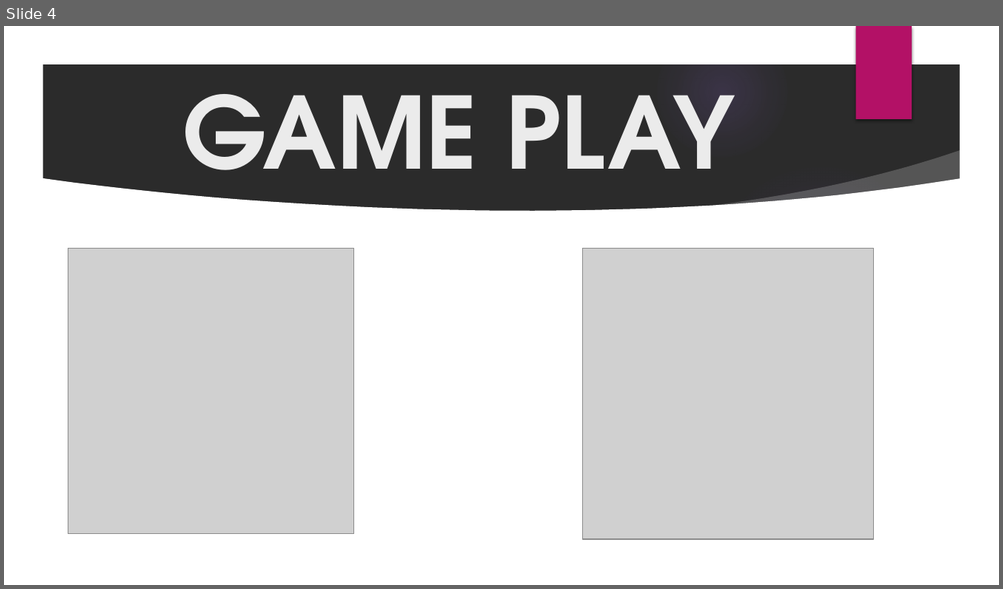
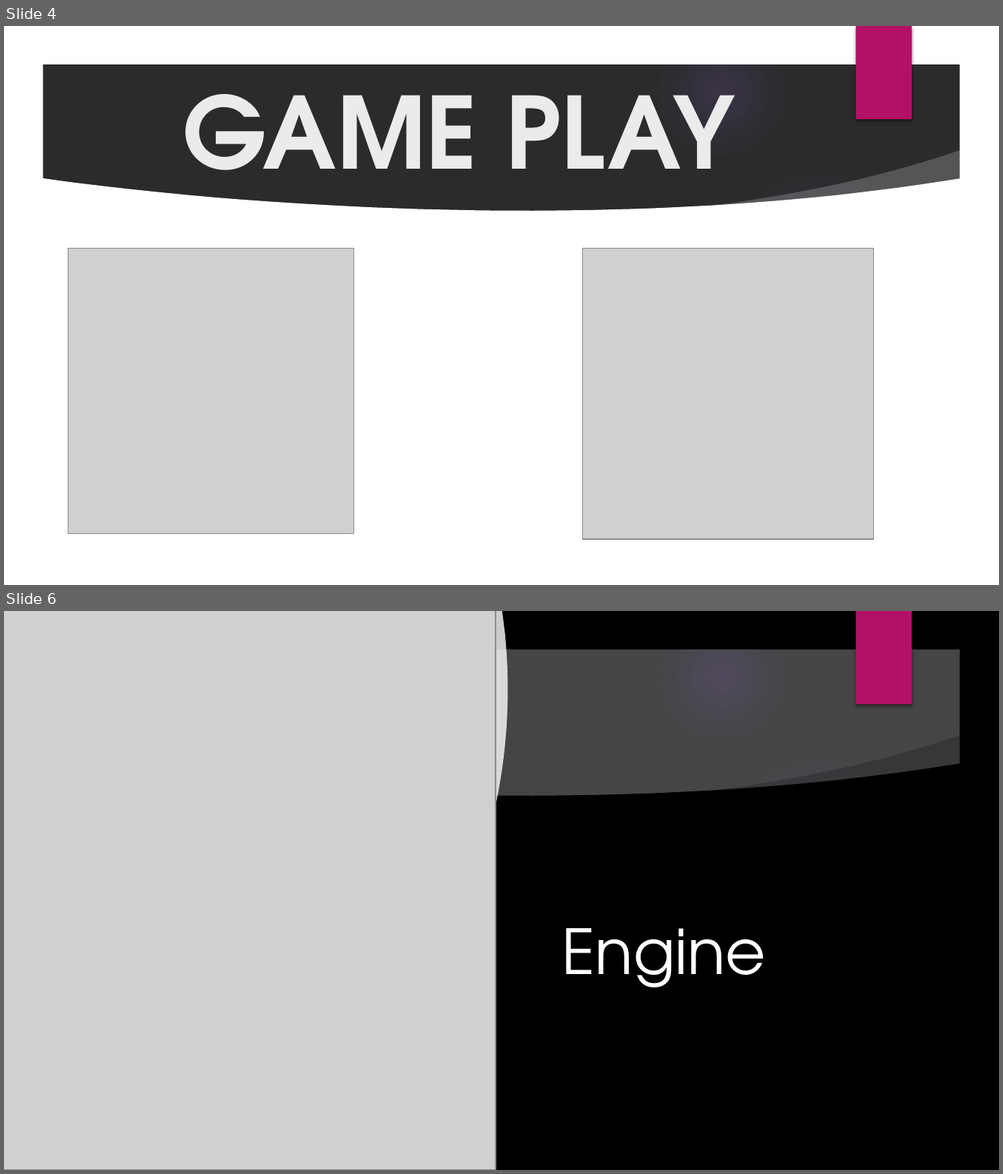
Before and after one commit to mailonggit/project-game-2048, a slide deck: GROUP PROJECT.pptx. Shown one above the other, each under a label of ours: slide 4 before the commit, slides 4 and 6 after it; the slides between them are not shown. The pictures are 1003x589 and 1003x1174 pixels, drawn with LibreOffice and Linux fonts; fonts in the diff are those of the drawing; grey boxes stand for pictures; background and template pictures are left out; a plain dark background stands for a picture behind light text. Boxes give left, top, right and bottom in pixels: in the first picture for what was removed or moved away, otherwise in the second. Text is boxed around its words. In the diff, an @@ line names an element or a change of style, - is before the commit and + after.

```diff
--- a/GROUP PROJECT.pptx
+++ b/GROUP PROJECT.pptx
@@ slide 6 added at box(4, 611, 999, 1170), background picture (left out); not listed: 6 template elements that a slide beside it also shows @@
@@ freeform shape added at box(4, 611, 999, 1170), fill #000000 @@
@@ freeform shape added at box(4, 611, 508, 1170), fill #FFFFFF at 80% opacity @@
@@ picture added at box(4, 611, 495, 1170) @@
@@ freeform shape added at box(696, 735, 967, 817), fill #000000 at 20% opacity @@
@@ freeform shape added at box(41, 763, 962, 1133), fill #000000 @@
@@ title added at box(562, 928, 765, 988), 60 pt, text #FFFFFF @@
+Engine
```
Also in this commit, not shown: 4 other slides added, 1 slide removed, 4 other files.
